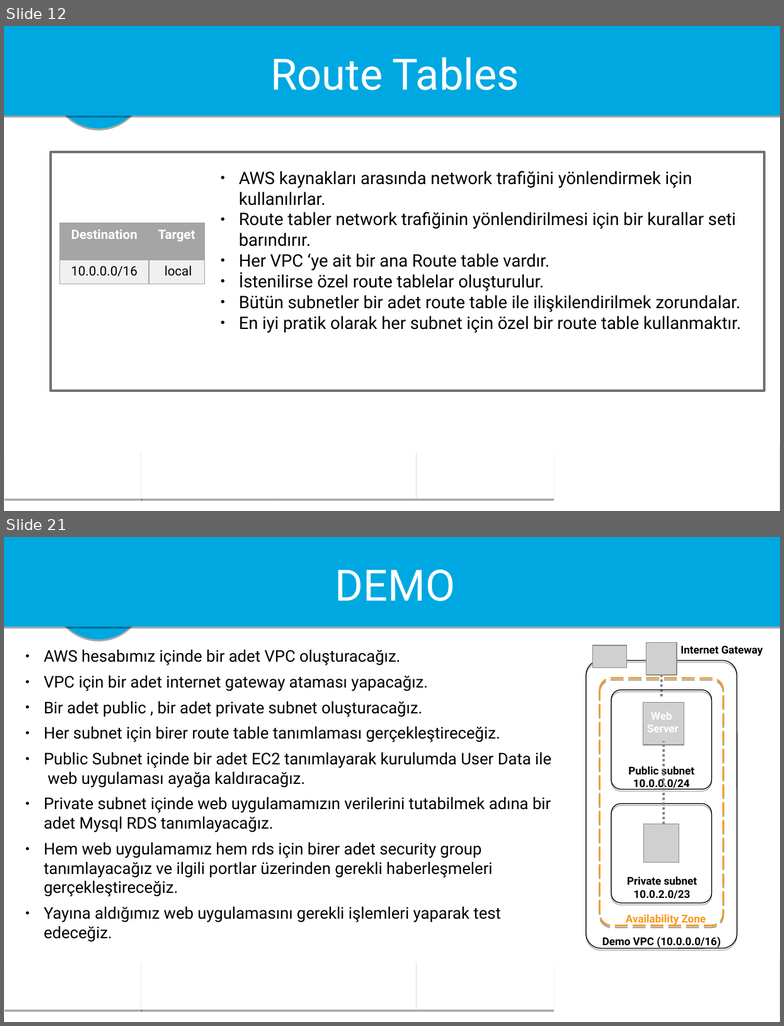
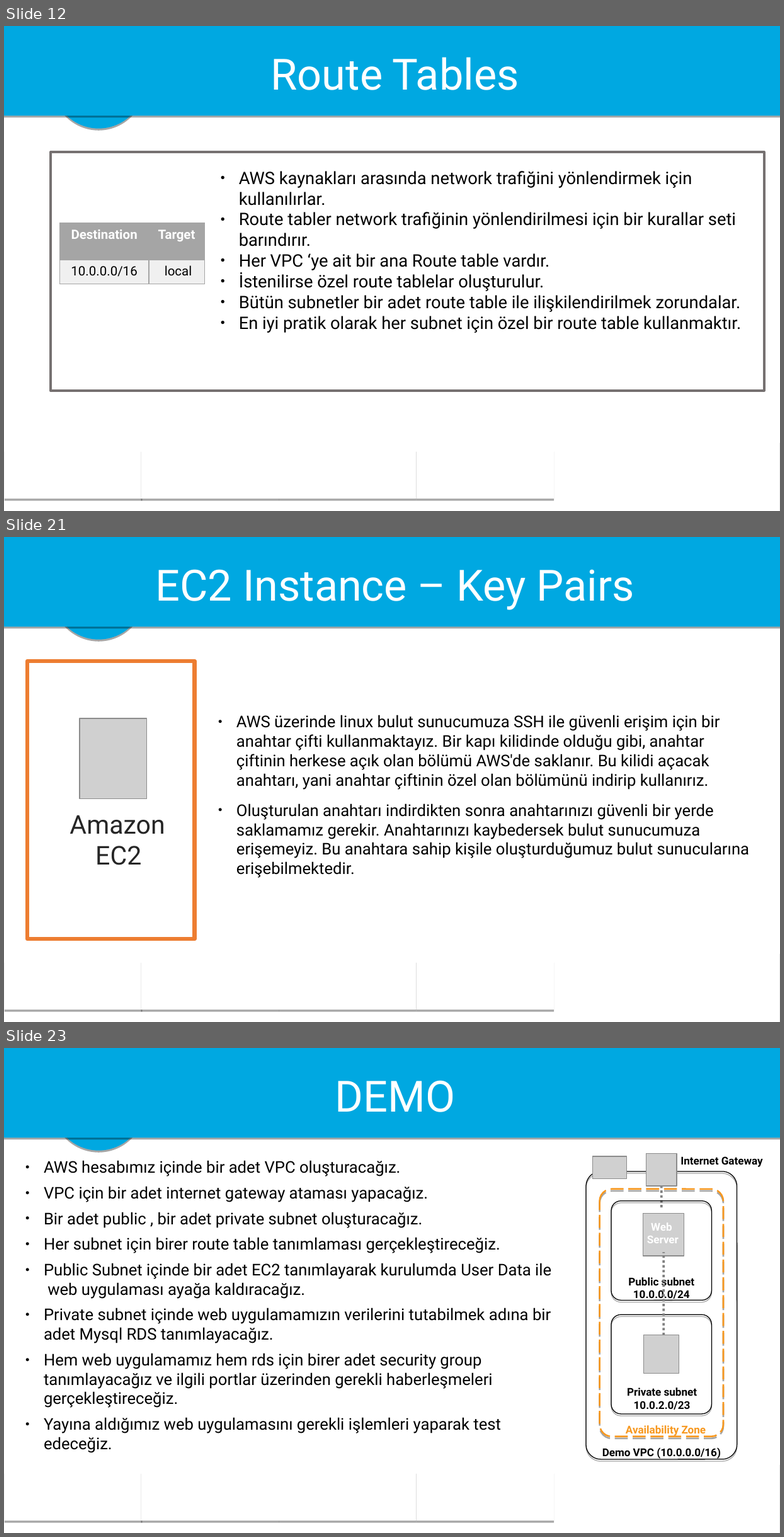
Before and after one commit to naimalpermuhacir/aws-webinar-presentation, a slide deck: creating-a-vpc-and-deploying-a-web-application/creating-a-vpc-and-deploying-a-web-application.pptx. Shown one above the other, each under a label of ours: slides 12 and 21 before the commit, slides 12, 21 and 23 after it; the slides between them are not shown. The pictures are 784x1026 and 784x1537 pixels, drawn with LibreOffice and Linux fonts; fonts in the diff are those of the drawing; grey boxes stand for pictures; background and template pictures are left out. Boxes give left, top, right and bottom in pixels: in the first picture for what was removed or moved away, otherwise in the second. Text is boxed around its words. In the diff, an @@ line names an element or a change of style, - is before the commit and + after.

```diff
--- a/creating-a-vpc-and-deploying-a-web-application/creating-a-vpc-and-deploying-a-web-application.pptx
+++ b/creating-a-vpc-and-deploying-a-web-application/creating-a-vpc-and-deploying-a-web-application.pptx
@@ slide 21 added at box(4, 537, 780, 1022), background #FFFFFF; not listed: 8 template elements that a slide beside it also shows @@
@@ text added at box(155, 569, 635, 610), 40 pt, text #FFFFFF @@
+EC2 Instance – Key Pairs
@@ rectangle added at box(27, 661, 195, 939), outline #ED7D31 4 pt @@
@@ picture added at box(80, 718, 147, 799) @@
@@ text added at box(236, 715, 749, 878), 15 pt, text #000000 @@
+● AWS üzerinde linux bulut sunucumuza SSH ile güvenli erişim için bir anahtar çifti kullanmaktayız. Bir kapı kilidinde olduğu gibi, anahtar çiftinin herkese açık olan bölümü AWS'de saklanır. Bu kilidi açacak anahtarı, yani anahtar çiftinin özel olan bölümünü indirip kullanırız.
+● Oluşturulan anahtarı indirdikten sonra anahtarınızı güvenli bir yerde saklamamız gerekir. Anahtarınızı kaybedersek bulut sunucumuza erişemeyiz. Bu anahtara sahip kişile oluşturduğumuz bulut sunucularına erişebilmektedir.
@@ text added at box(70, 815, 165, 865), 24 pt, text #262626 @@
+Amazon
+EC2
@@ what was slide 21 is now slide 23 @@
```
Also in this commit, not shown: 5 slides changed, 1 other slide added, 3 other files.
